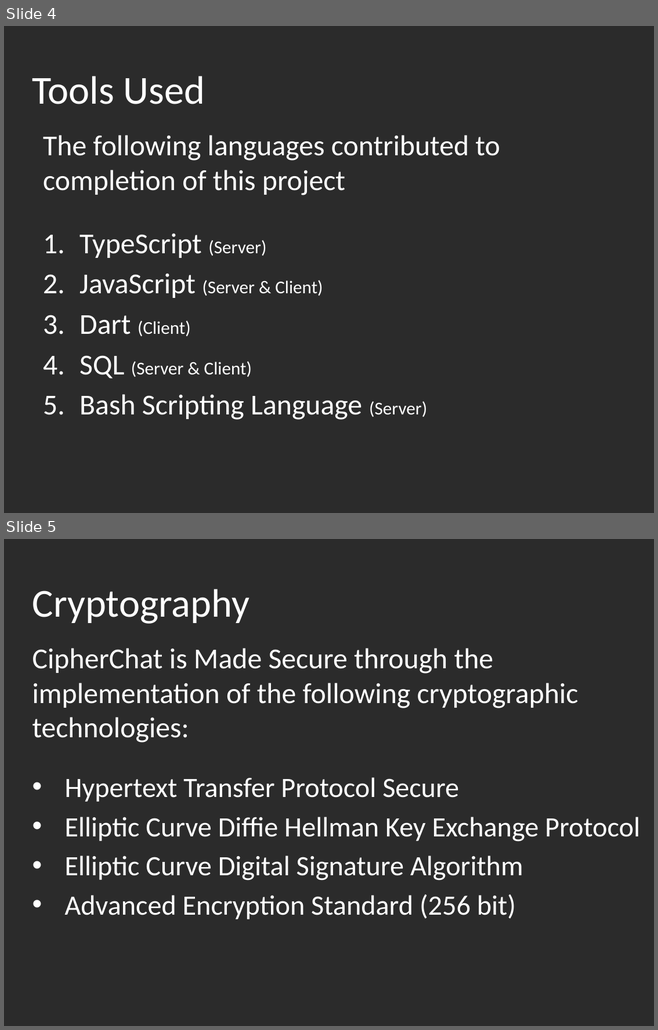
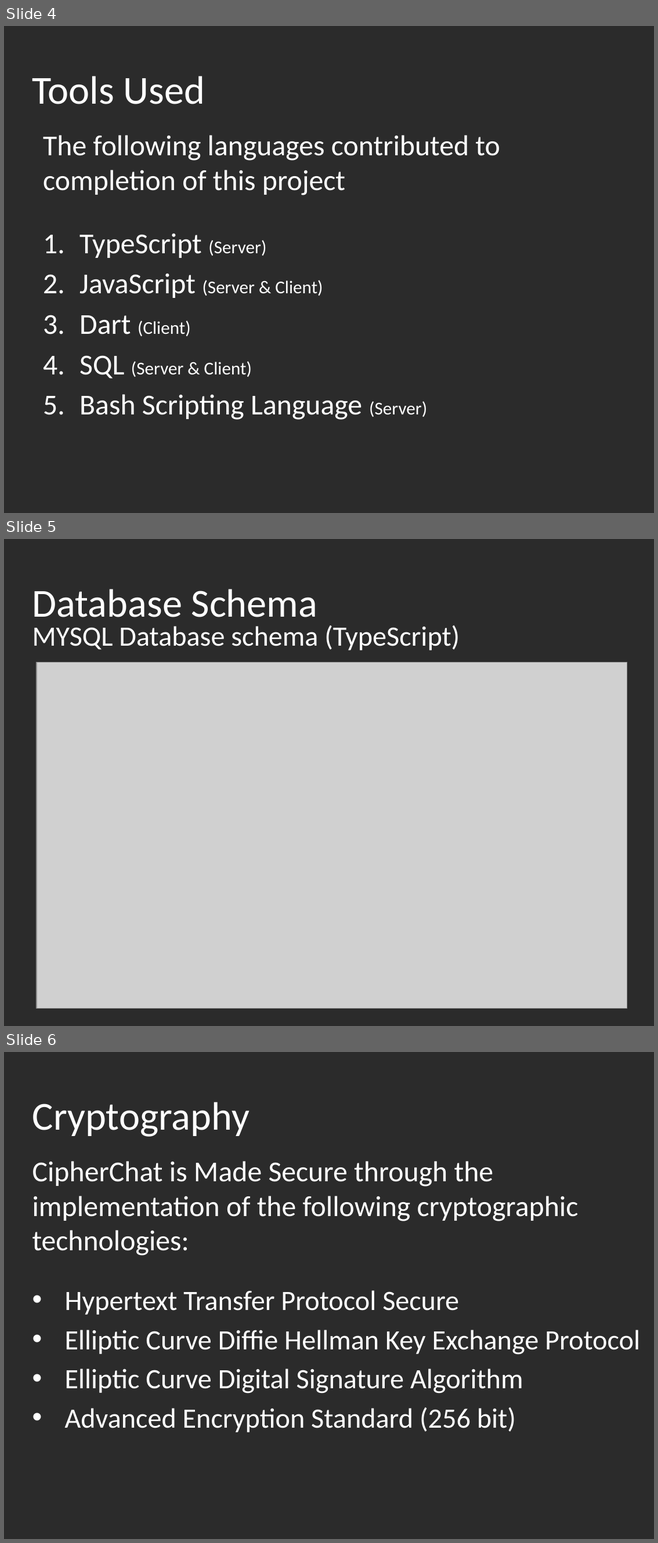
Before and after one commit to otboss/Mobile-Application-Tech-Year-3-Semester-2, a slide deck: SWEN3004/CipherChat Presentation.pptx. Shown one above the other, each under a label of ours: slides 4 and 5 before the commit, slides 4, 5 and 6 after it. The pictures are 658x1030 and 658x1543 pixels, drawn with LibreOffice and Linux fonts; fonts in the diff are those of the drawing; grey boxes stand for pictures; background and template pictures are left out; a plain dark background stands for a picture behind light text. Boxes give left, top, right and bottom in pixels: in the first picture for what was removed or moved away, otherwise in the second. Text is boxed around its words. In the diff, an @@ line names an element or a change of style, - is before the commit and + after.

```diff
--- a/SWEN3004/CipherChat Presentation.pptx
+++ b/SWEN3004/CipherChat Presentation.pptx
@@ slide 5 added at (x1=4, y1=539, x2=654, y2=1026), background picture (left out) @@
@@ title added at (x1=32, y1=589, x2=318, y2=627), 44 pt, text #FFFFFF @@
+Database Schema
@@ subtitle added at (x1=32, y1=625, x2=459, y2=650), 31 pt, text #FFFFFF @@
+MYSQL Database schema (TypeScript)
@@ picture added at (x1=36, y1=663, x2=627, y2=1009) @@
@@ what was slide 5 is now slide 6 @@
```
Also in this commit, not shown: 1 other file.
